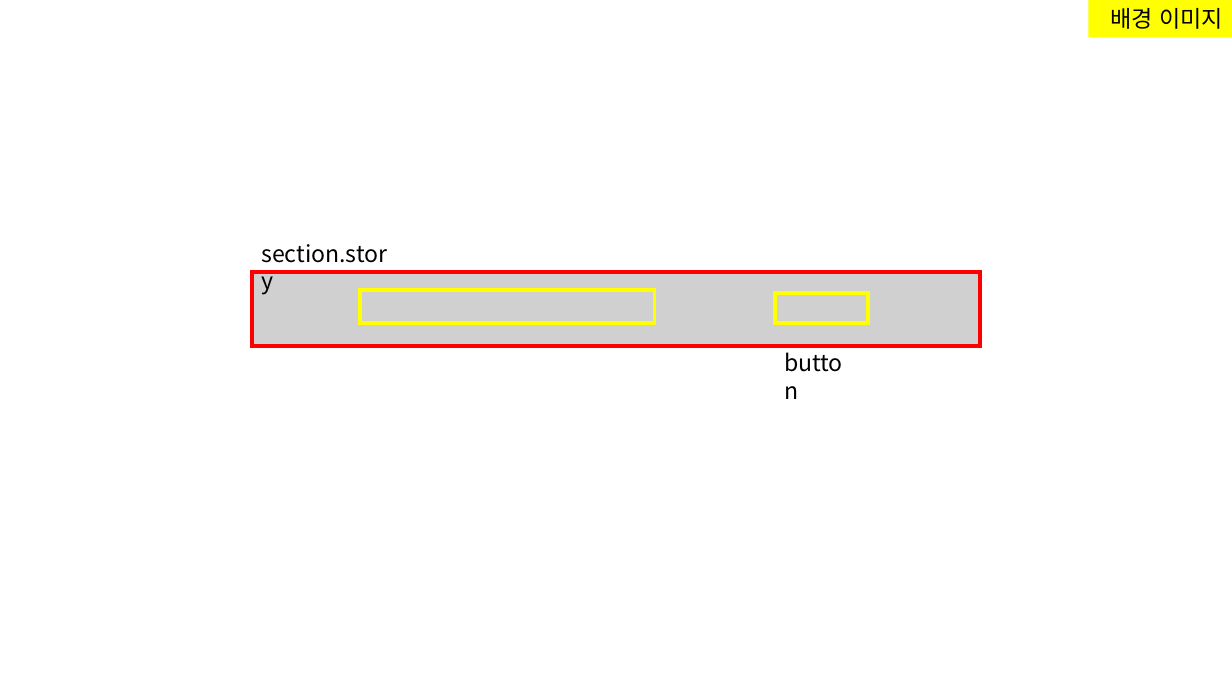
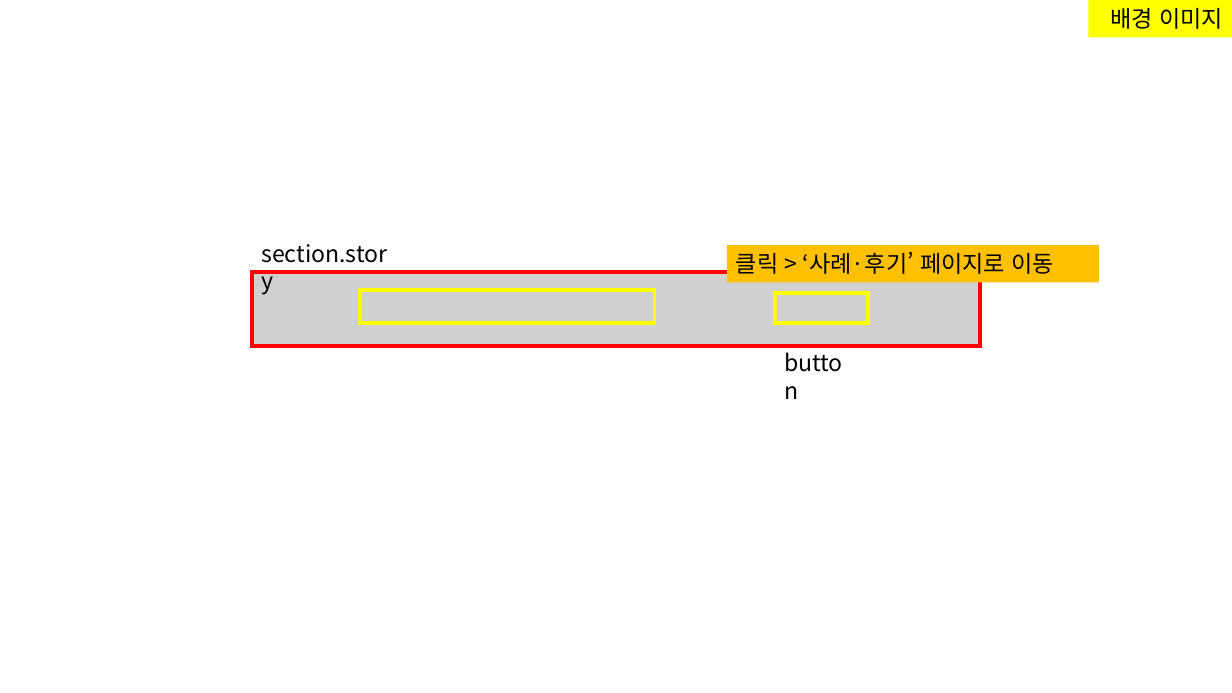
Before and after one commit to kim-yeny/project-lawfirm, a slide deck: slide 7 of [참고] lawfirm/(노트) lawfirm.pptx. Drawn at 1232x693 pixels with LibreOffice and Linux fonts; fonts in the diff are those of the drawing; grey boxes stand for pictures. Boxes give left, top, right and bottom in pixels: in the first picture for what was removed or moved away, otherwise in the second. Text is boxed around its words. In the diff, an @@ line names an element or a change of style, - is before the commit and + after.

```diff
--- a/[참고] lawfirm/(노트) lawfirm.pptx
+++ b/[참고] lawfirm/(노트) lawfirm.pptx
@@ rectangle added at [727,245,1100,282], fill #FFC000, 18 pt, text #000000 @@
+클릭 > ‘사례·후기’ 페이지로 이동
```
Also in this commit, not shown: 4 other slides changed, 1 slide added.
